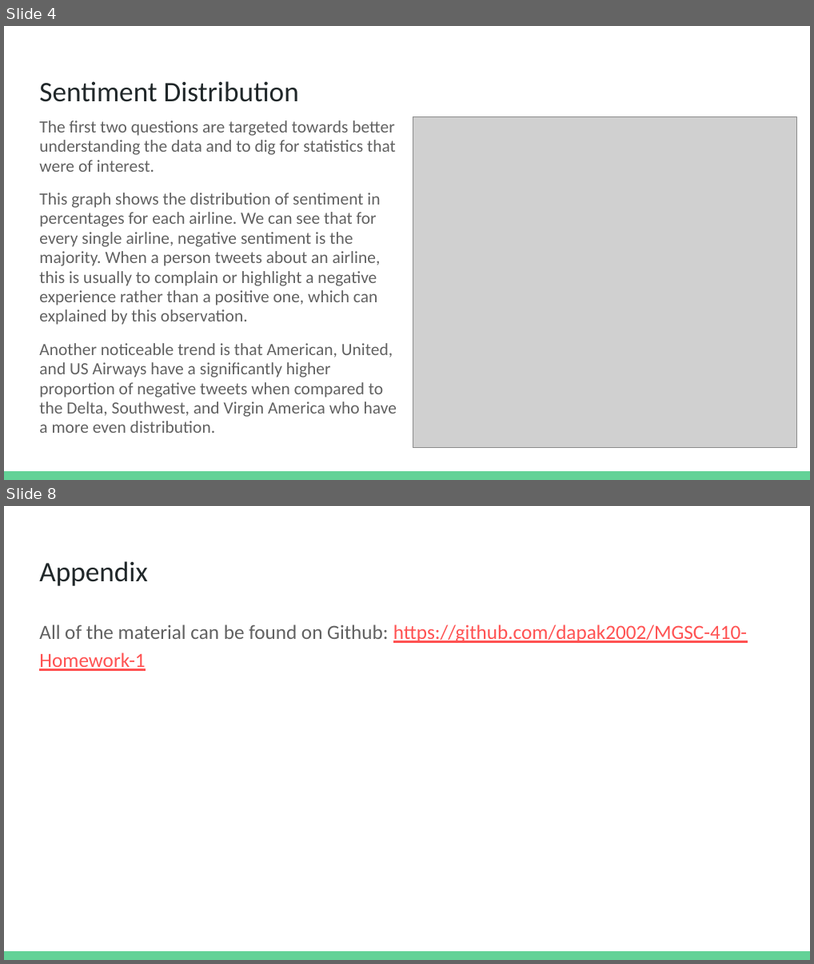
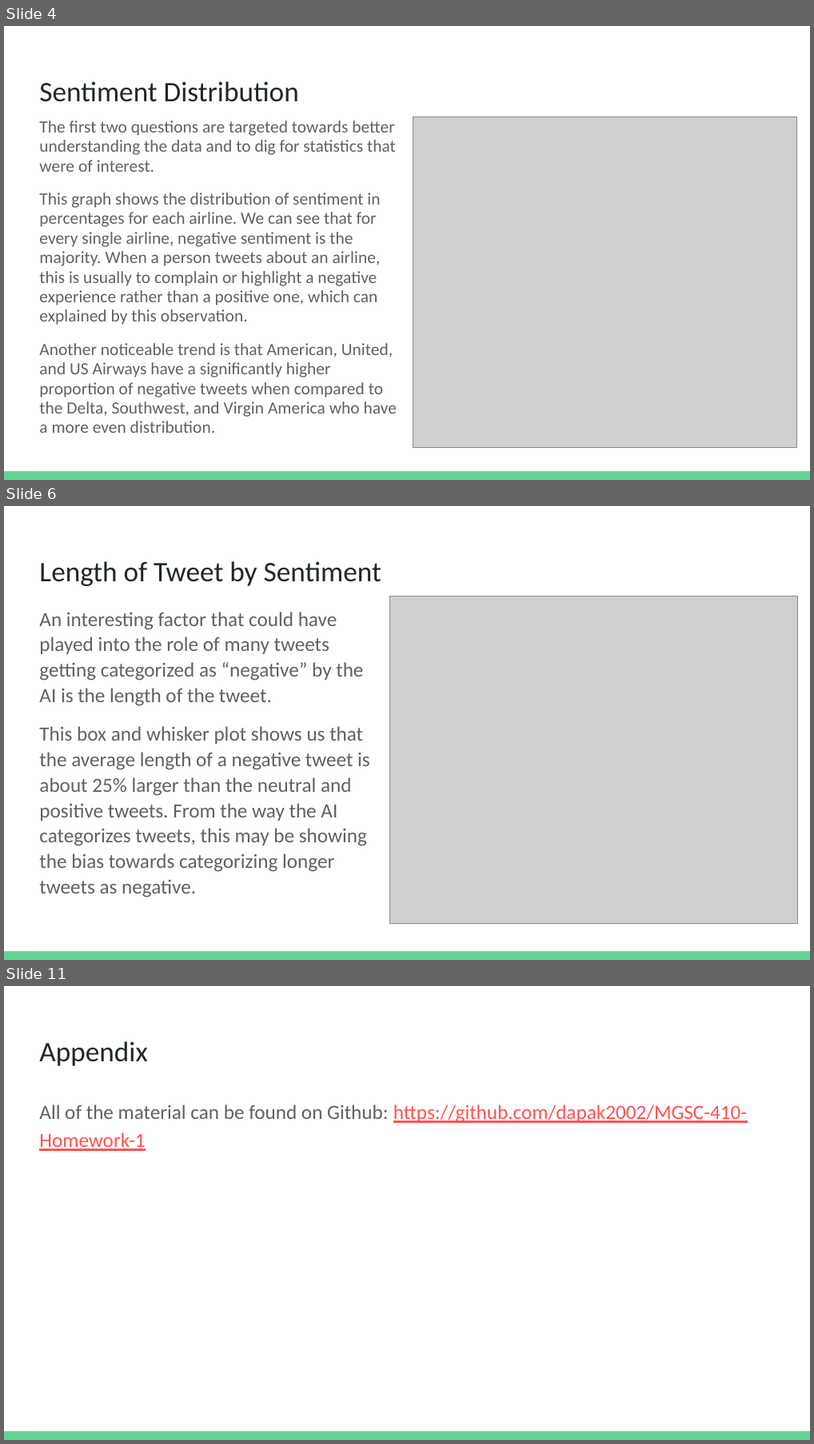
Before and after one commit to dapak2002/MGSC-410-Homework-1, a slide deck: MGSC-410 Homework 1.pptx. Shown one above the other, each under a label of ours: slides 4 and 8 before the commit, slides 4, 6 and 11 after it; the slides between them are not shown. The pictures are 814x964 and 814x1444 pixels, drawn with LibreOffice and Linux fonts; fonts in the diff are those of the drawing; grey boxes stand for pictures. Boxes give left, top, right and bottom in pixels: in the first picture for what was removed or moved away, otherwise in the second. Text is boxed around its words. In the diff, an @@ line names an element or a change of style, - is before the commit and + after.

```diff
--- a/MGSC-410 Homework 1.pptx
+++ b/MGSC-410 Homework 1.pptx
@@ slide 6 added at [4,506,810,960], background #FFFFFF; not listed: 1 template element that a slide beside it also shows @@
@@ title added at [39,561,382,586], 25.2 pt, text #202729 @@
+Length of Tweet by Sentiment
@@ picture added at [390,596,798,924] @@
@@ text added at [39,612,370,897], 18 pt, text #616161 @@
+An interesting factor that could have played into the role of many tweets getting categorized as “negative” by the AI is the length of the tweet.
+This box and whisker plot shows us that the average length of a negative tweet is about 25% larger than the neutral and positive tweets. From the way the AI categorizes tweets, this may be showing the bias towards categorizing longer tweets as negative.
@@ what was slide 8 is now slide 11 @@
```
Also in this commit, not shown: 3 slides changed, 2 other slides added, 1 other file.
